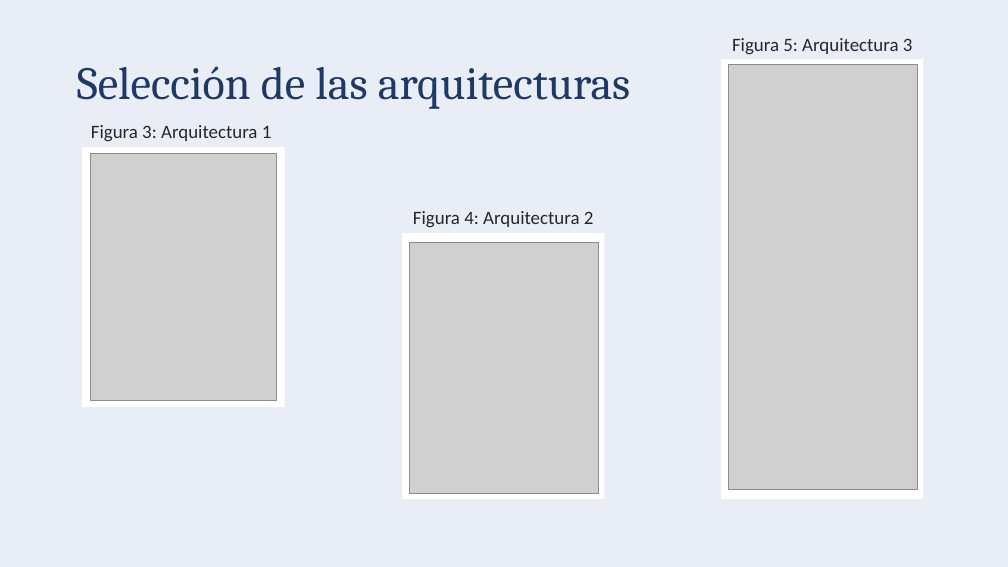
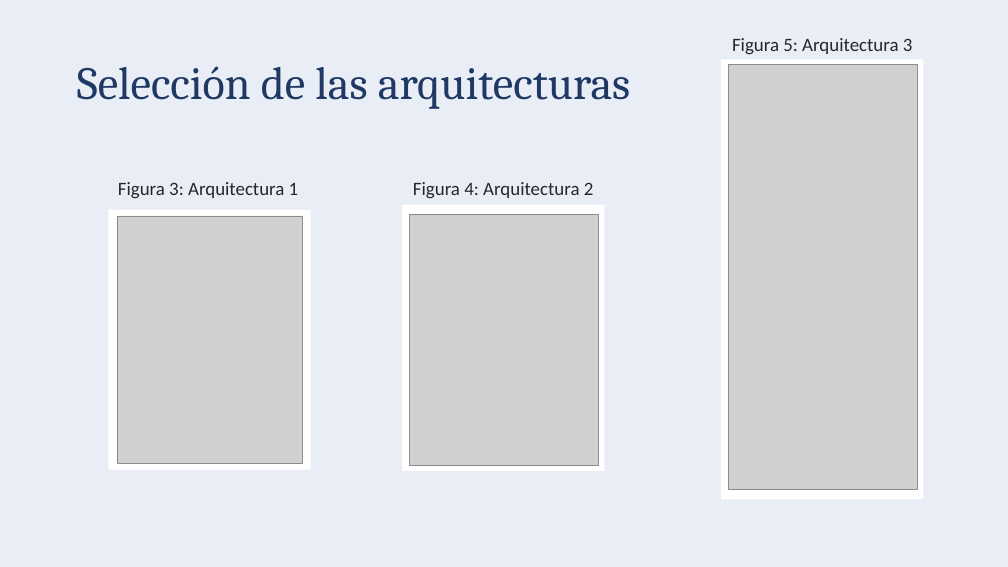
Before and after one commit to Lsandiquesada/TFG_Luis_Diego, a slide deck: slide 6 of Implementacion prueba de concepto FPGA Final.pptx. Drawn at 1008x567 pixels with LibreOffice and Linux fonts; fonts in the diff are those of the drawing; grey boxes stand for pictures. Boxes give left, top, right and bottom in pixels: in the first picture for what was removed or moved away, otherwise in the second. Text is boxed around its words. In the diff, an @@ line names an element or a change of style, - is before the commit and + after.

```diff
--- a/Implementacion prueba de concepto FPGA Final.pptx
+++ b/Implementacion prueba de concepto FPGA Final.pptx
@@ text "Figura 3: Arquitectura 1": place and size @@
-text "Figura 3: Arquitectura 1" at [91, 125, 272, 141]
+text "Figura 3: Arquitectura 1" at [118, 182, 299, 198]
@@ rectangle: place and size @@
-rectangle at [82, 147, 285, 408]
+rectangle at [108, 209, 311, 470]
@@ 1 picture, 1 text, 1 rectangle: place and size @@
-1 picture, 1 text, 1 rectangle at [402, 211, 605, 499]
+1 picture, 1 text, 1 rectangle at [402, 182, 605, 471]
@@ picture: place and size @@
-picture at [91, 154, 276, 401]
+picture at [117, 216, 302, 464]
```
Also in this commit, not shown: 1 other slide changed.
